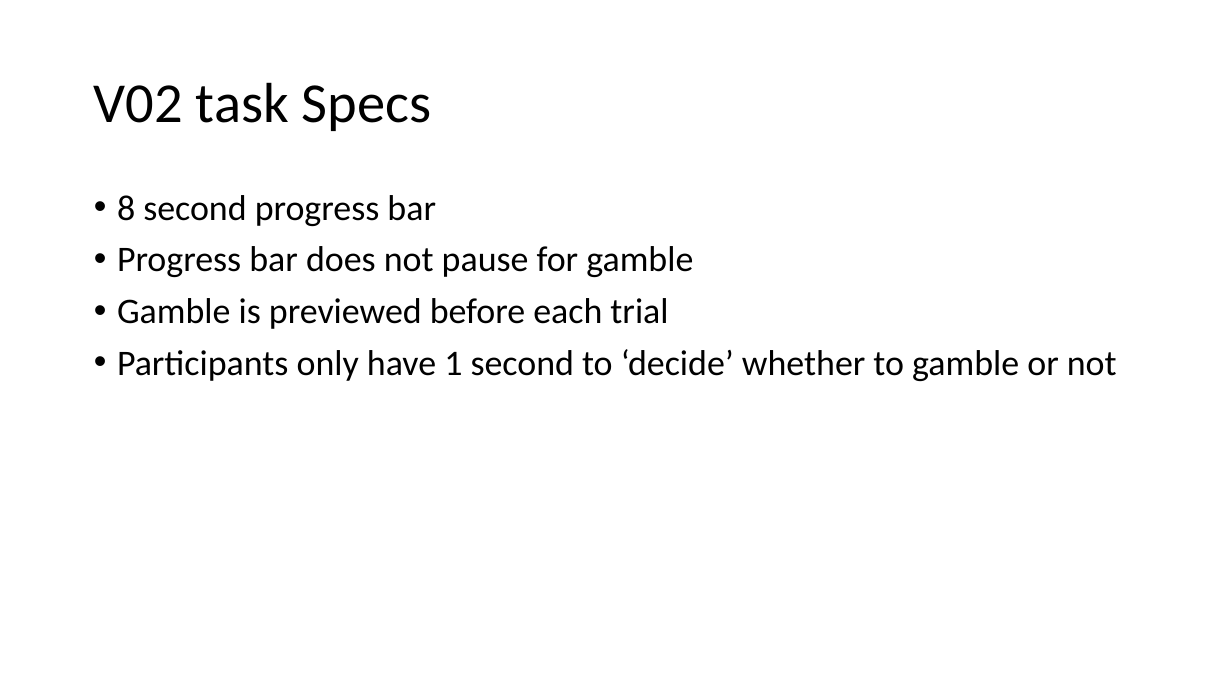
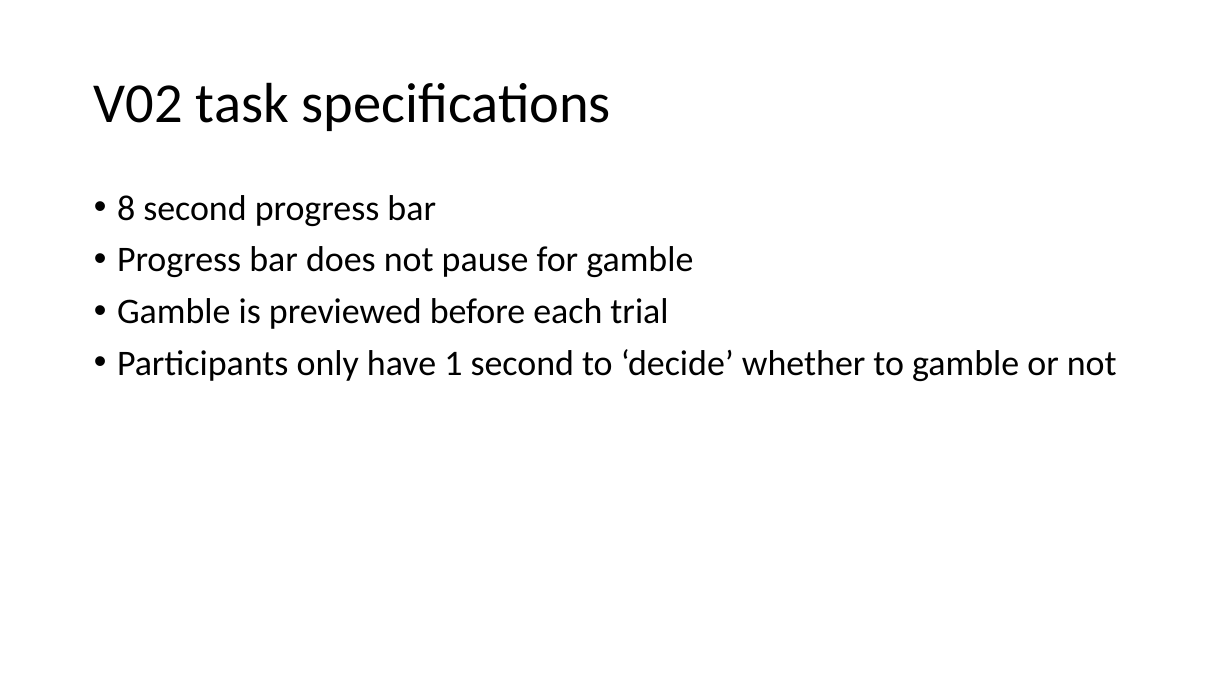
Before and after one commit to gpagnier/rampAnalysis, a slide deck: slide 2 of RampV02Presentation.pptx. Drawn at 1232x693 pixels with LibreOffice and Linux fonts; fonts in the diff are those of the drawing. Boxes give left, top, right and bottom in pixels: in the first picture for what was removed or moved away, otherwise in the second. Text is boxed around its words. In the diff, an @@ line names an element or a change of style, - is before the commit and + after.

```diff
--- a/RampV02Presentation.pptx
+++ b/RampV02Presentation.pptx
@@ title at [94, 82, 611, 131]: text changed @@
-V02 task Specs
+V02 task specifications
```
Also in this commit, not shown: 2 other slides changed, 11 slides added, 1 slide removed, 1 other file.
